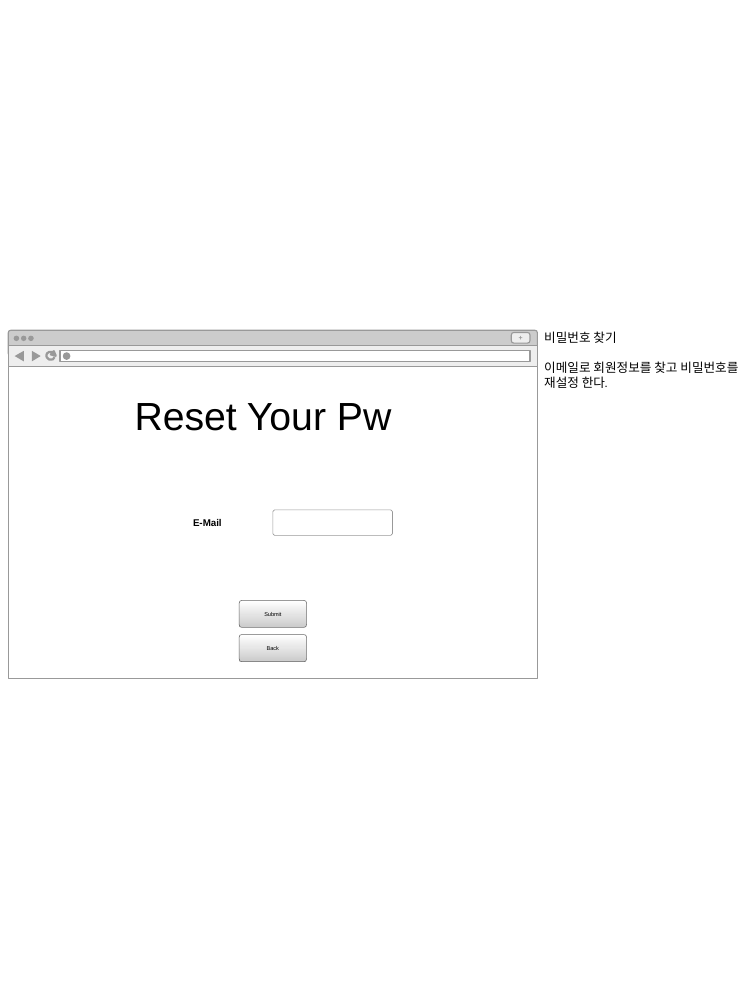
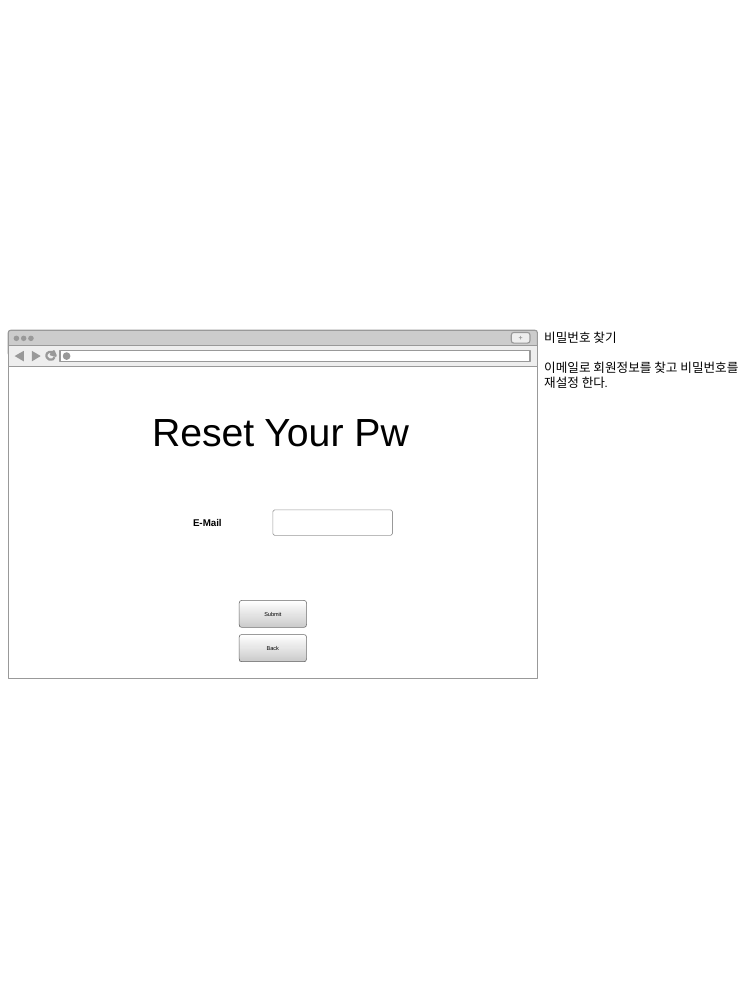
Before and after one commit to S-Onix/PmWebToolGit, a slide deck: slide 5 of PmWebTool/document/ㅇㄱㅈㅇ.ppt (slide 4 before the commit). Drawn at 756x1008 pixels with LibreOffice and Linux fonts; fonts in the diff are those of the drawing. Boxes give left, top, right and bottom in pixels: in the first picture for what was removed or moved away, otherwise in the second. Text is boxed around its words. In the diff, an @@ line names an element or a change of style, - is before the commit and + after.

Commit message:
PPT UPDATE

```diff
--- a/PmWebTool/document/ㅇㄱㅈㅇ.ppt
+++ b/PmWebTool/document/ㅇㄱㅈㅇ.ppt
@@ text "Reset Your Pw": place and size @@
-text "Reset Your Pw" at box(135, 403, 391, 431)
+text "Reset Your Pw" at box(152, 419, 408, 447)
```
Also in this commit, not shown: 12 other slides changed, 4 slides added, 1 slide removed, 1 other file.
